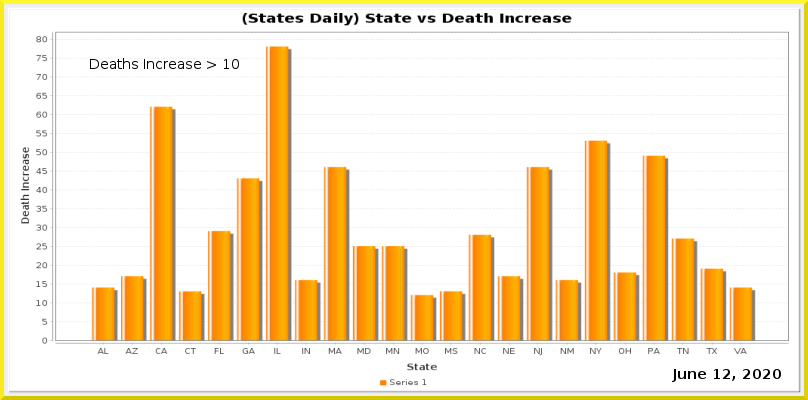
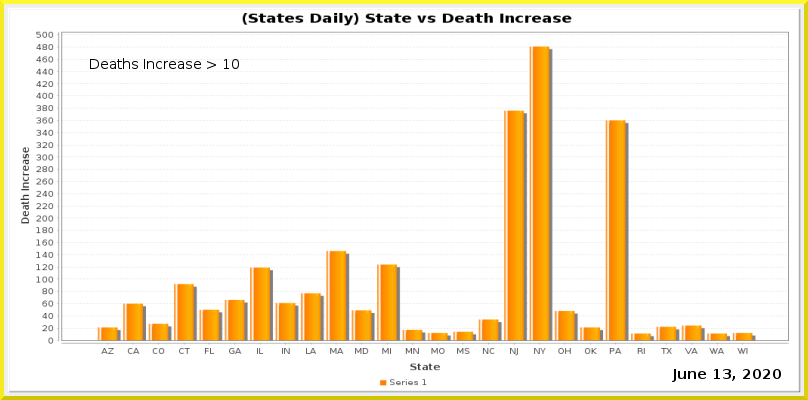
Revision of a layered 808 × 400 image; what changed, layer by layer:
painted on "Current Date" over 723, 369, 731, 379
painted on "Date_vs_TestIncrease.png" over 36, 31, 789, 371
